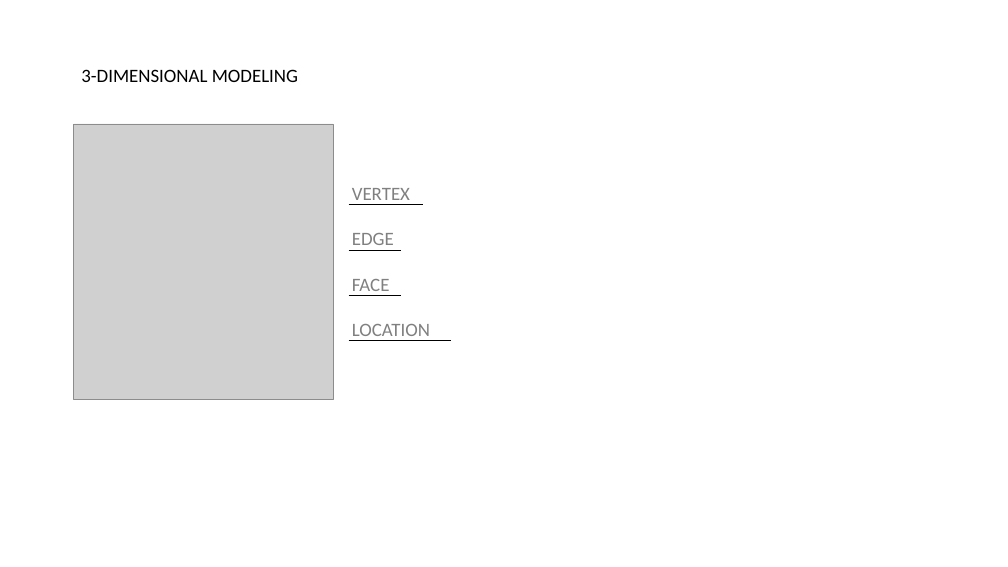
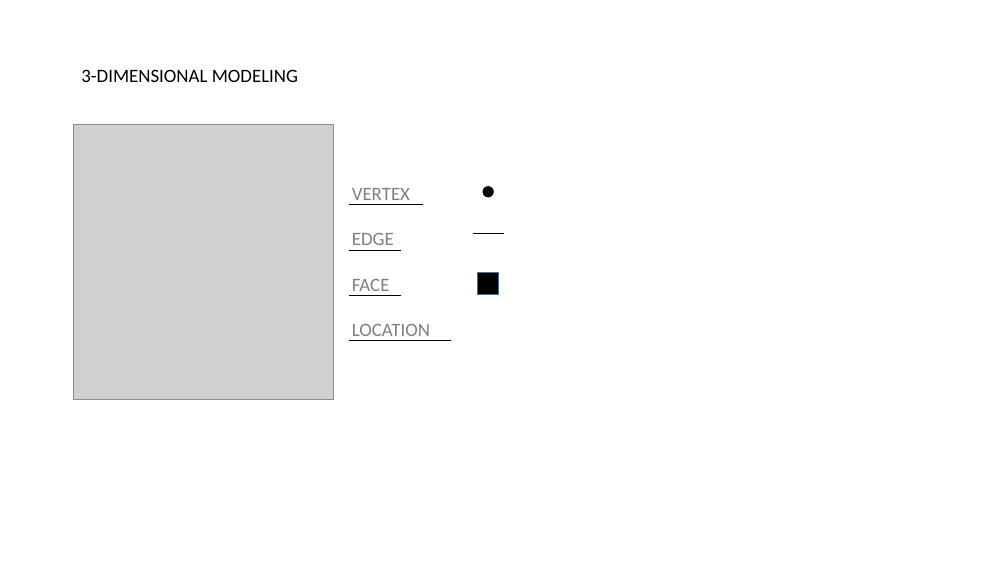
Before and after one commit to hnanmal/mQ, a slide deck: slide 8 of 논문준비/프레젠테이션1.pptx (slide 3 before the commit). Drawn at 1008x567 pixels with LibreOffice and Linux fonts; fonts in the diff are those of the drawing; grey boxes stand for pictures. Boxes give left, top, right and bottom in pixels: in the first picture for what was removed or moved away, otherwise in the second. Text is boxed around its words. In the diff, an @@ line names an element or a change of style, - is before the commit and + after.

```diff
--- a/논문준비/프레젠테이션1.pptx
+++ b/논문준비/프레젠테이션1.pptx
@@ ellipse added at (482,186,494,197), fill #000000 @@
@@ line added from (473, 234) to (504, 234), #000000 1.5 pt @@
@@ rectangle added at (478,272,499,295), fill #000000, outline #43739E 1 pt @@
```
Also in this commit, not shown: 1 other slide changed, 7 slides added, 3 slides removed.
